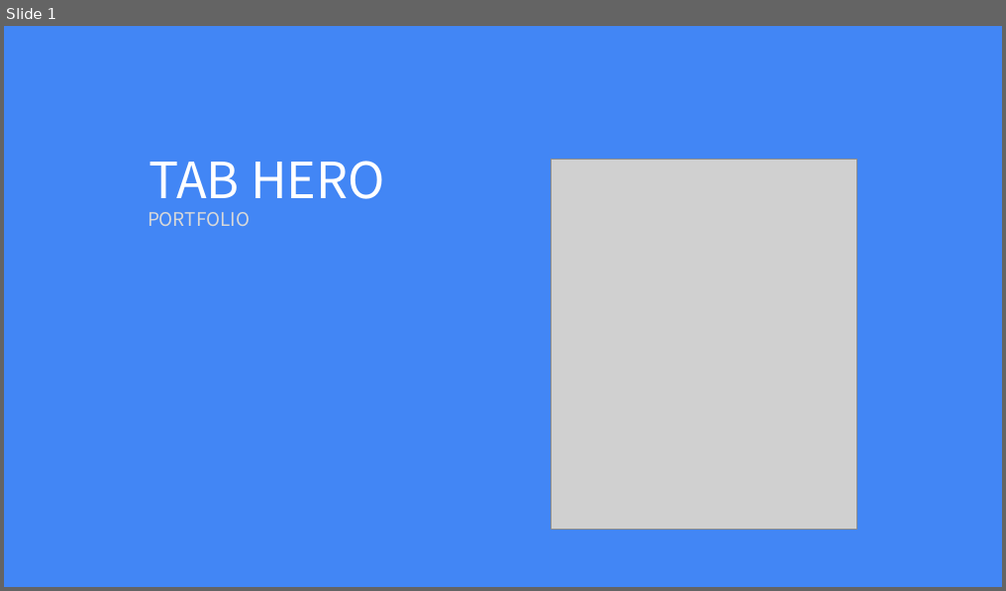
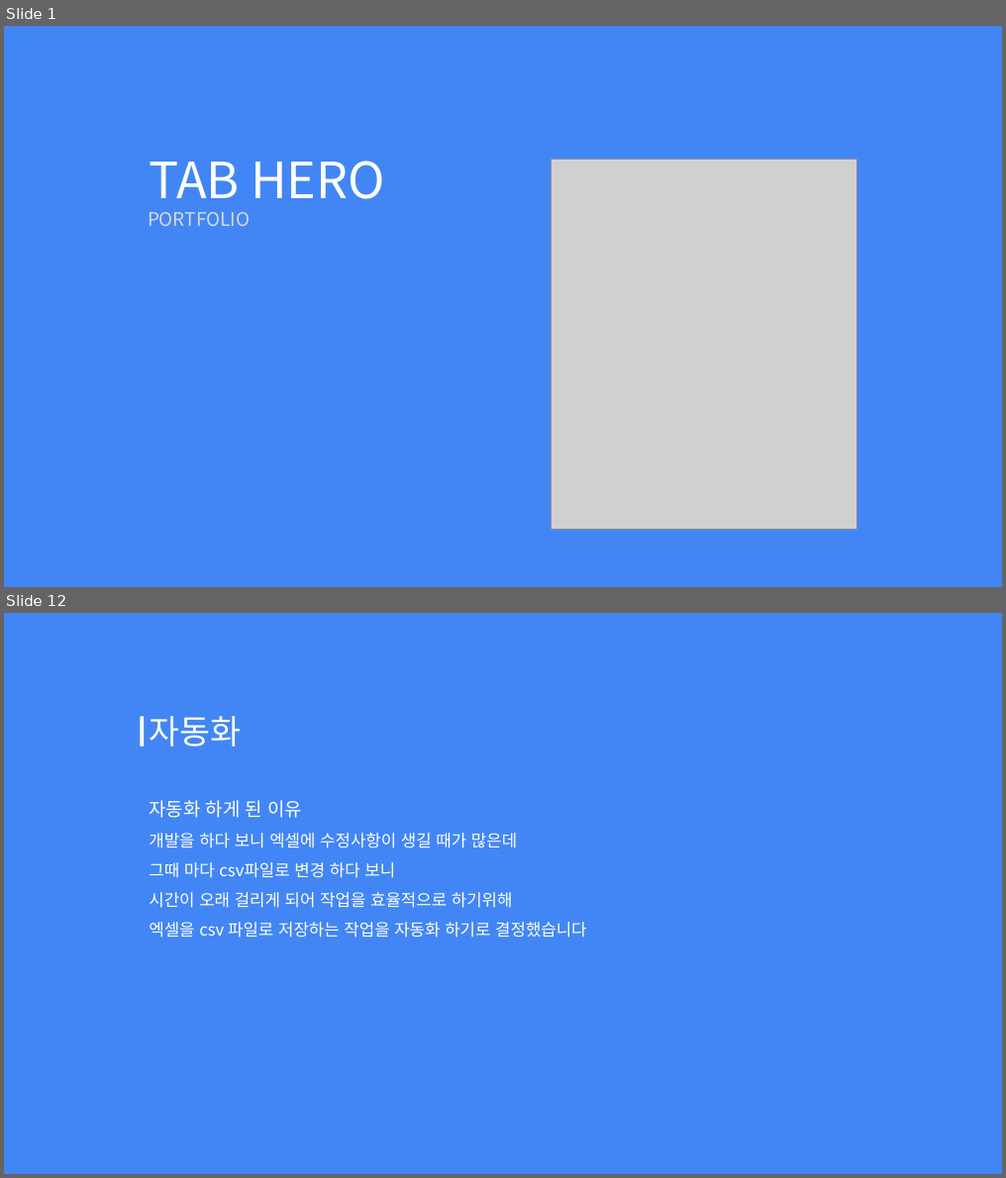
Before and after one commit to Hoyeom/CS-ClickerGame, a slide deck: Documents/TabHero.pptx. Shown one above the other, each under a label of ours: slide 1 before the commit, slides 1 and 12 after it; the slides between them are not shown. The pictures are 1006x591 and 1006x1178 pixels, drawn with LibreOffice and Linux fonts; fonts in the diff are those of the drawing; grey boxes stand for pictures. Boxes give left, top, right and bottom in pixels: in the first picture for what was removed or moved away, otherwise in the second. Text is boxed around its words. In the diff, an @@ line names an element or a change of style, - is before the commit and + after.

```diff
--- a/Documents/TabHero.pptx
+++ b/Documents/TabHero.pptx
@@ slide 12 added at <box>4,613,1002,1174</box>, background #4286F5 @@
@@ rectangle added at <box>141,716,144,747</box>, fill #FFFFFF @@
@@ text added at <box>149,716,241,747</box>, 32 pt, text #FFFFFF @@
+자동화
@@ text added at <box>149,800,586,938</box>, 16 pt, text #FFFFFF @@
+자동화 하게 된 이유
+개발을 하다 보니 엑셀에 수정사항이 생길 때가 많은데
+그때 마다 csv파일로 변경 하다 보니
+시간이 오래 걸리게 되어 작업을 효율적으로 하기위해
+엑셀을 csv 파일로 저장하는 작업을 자동화 하기로 결정했습니다
```
Also in this commit, not shown: 2 slides changed, 21 other slides added, 1 slide removed, 14 other files.
